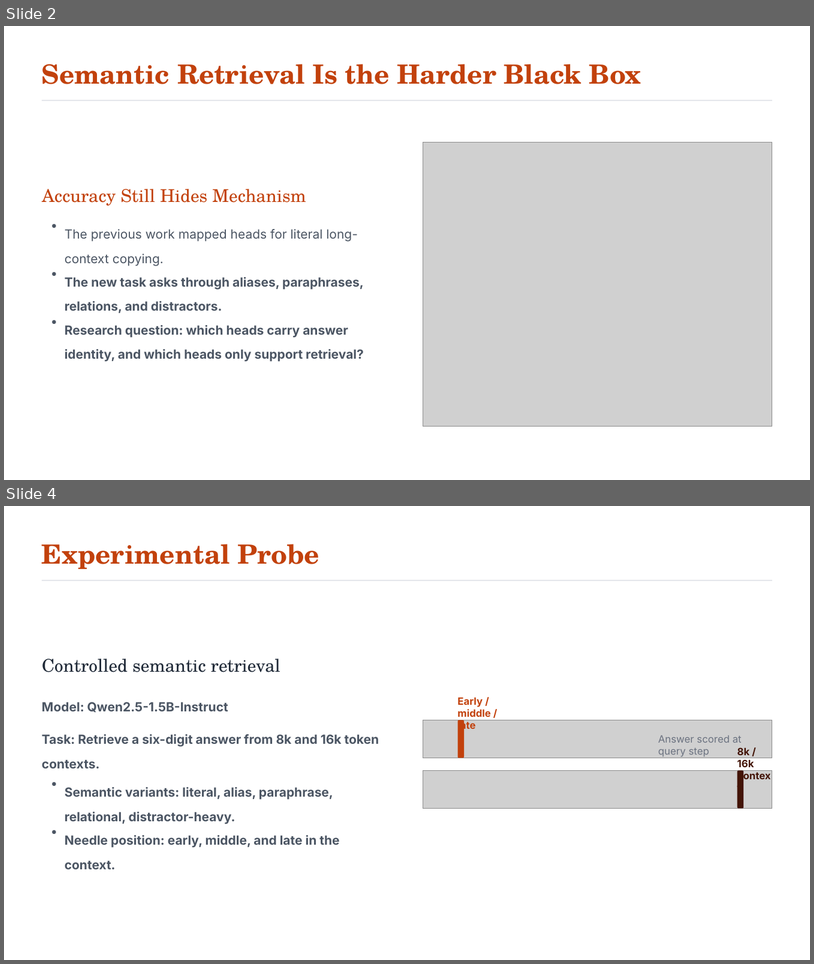
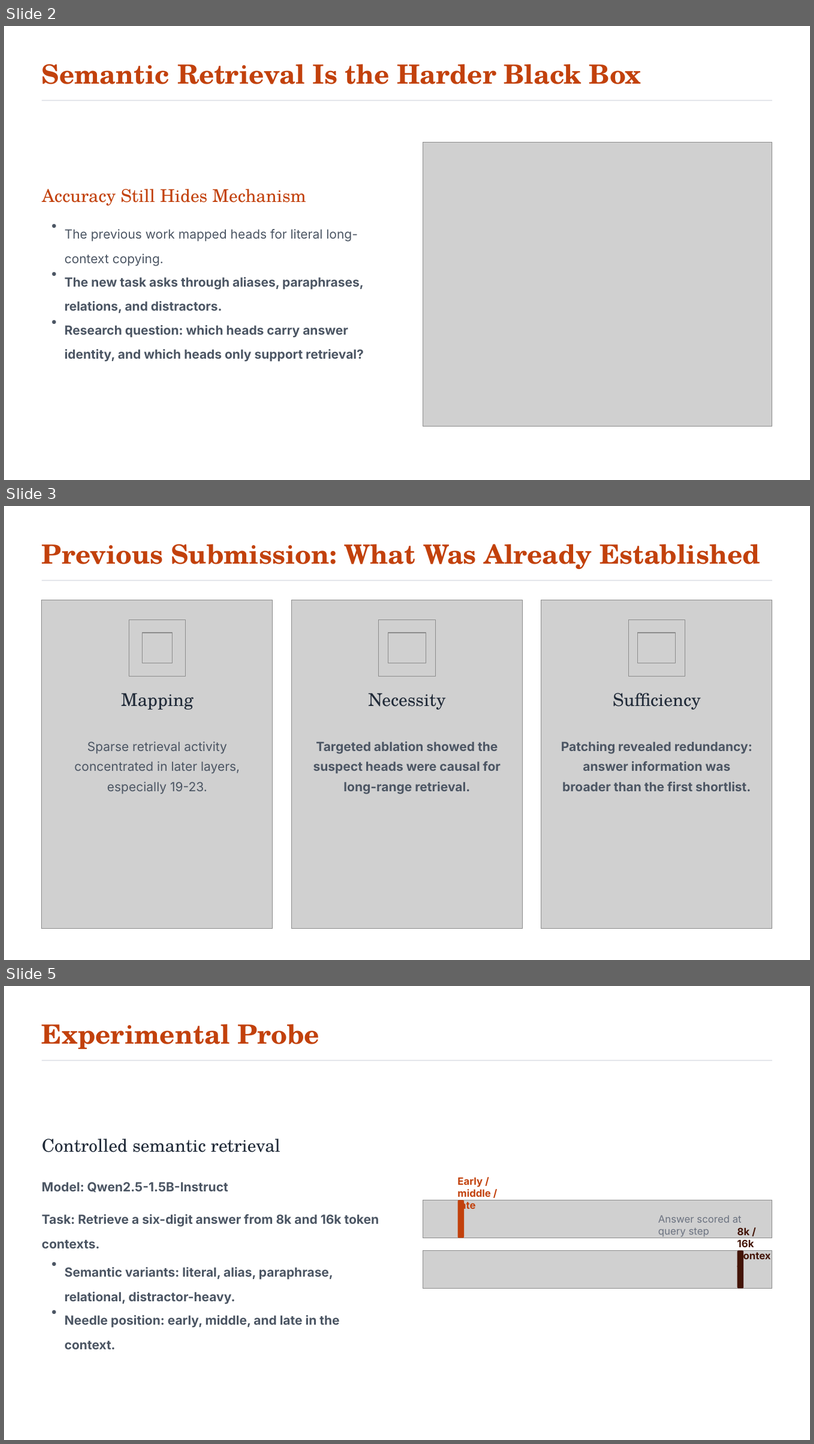
Before and after one commit to ashishanand7/retrieval-head-atlas, a slide deck: presentation/retrieval_head_atlas_capstone_presentation.pptx. Shown one above the other, each under a label of ours: slides 2 and 4 before the commit, slides 2, 3 and 5 after it; the slides between them are not shown. The pictures are 814x964 and 814x1444 pixels, drawn with LibreOffice and Linux fonts; fonts in the diff are those of the drawing; grey boxes stand for pictures. Boxes give left, top, right and bottom in pixels: in the first picture for what was removed or moved away, otherwise in the second. Text is boxed around its words. In the diff, an @@ line names an element or a change of style, - is before the commit and + after.

Commit message:
Connect presentation to previous submission

```diff
--- a/presentation/retrieval_head_atlas_capstone_presentation.pptx
+++ b/presentation/retrieval_head_atlas_capstone_presentation.pptx
@@ slide 3 added at bbox=[4, 506, 810, 960], background #FFFFFF @@
@@ text added at bbox=[42, 544, 761, 569], 31.5 pt, text #C2410C, bold @@
+Previous Submission: What Was Already Established
@@ rectangle added at bbox=[42, 580, 772, 581], fill #E5E7EB @@
@@ picture added at bbox=[42, 600, 273, 928] @@
@@ picture added at bbox=[292, 600, 523, 928] @@
@@ picture added at bbox=[542, 600, 773, 928] @@
@@ picture added at bbox=[129, 620, 186, 676] @@
@@ picture added at bbox=[379, 620, 436, 676] @@
@@ picture added at bbox=[629, 620, 686, 676] @@
@@ picture added at bbox=[142, 633, 172, 663] @@
@@ picture added at bbox=[388, 633, 426, 663] @@
@@ picture added at bbox=[639, 633, 676, 663] @@
@@ text added at bbox=[121, 693, 194, 709], 21 pt, text #1F2937 @@
+Mapping
@@ text added at bbox=[368, 693, 446, 709], 21 pt, text #1F2937 @@
+Necessity
@@ text added at bbox=[613, 693, 701, 709], 21 pt, text #1F2937 @@
+Sufficiency
@@ text added at bbox=[74, 741, 240, 794], 15 pt, text #4B5563 @@
+Sparse retrieval activity concentrated in later layers, especially 19-23.
@@ text added at bbox=[314, 741, 501, 794], 15 pt, text #4B5563, bold @@
+Targeted ablation showed the suspect heads were causal for long-range retrieval.
@@ text added at bbox=[561, 741, 753, 791], 15 pt, text #4B5563, bold @@
+Patching revealed redundancy: answer information was broader than the first shortlist.
@@ what was slide 4 is now slide 5 @@
```
Also in this commit, not shown: 1 slide changed, 2 other files.
